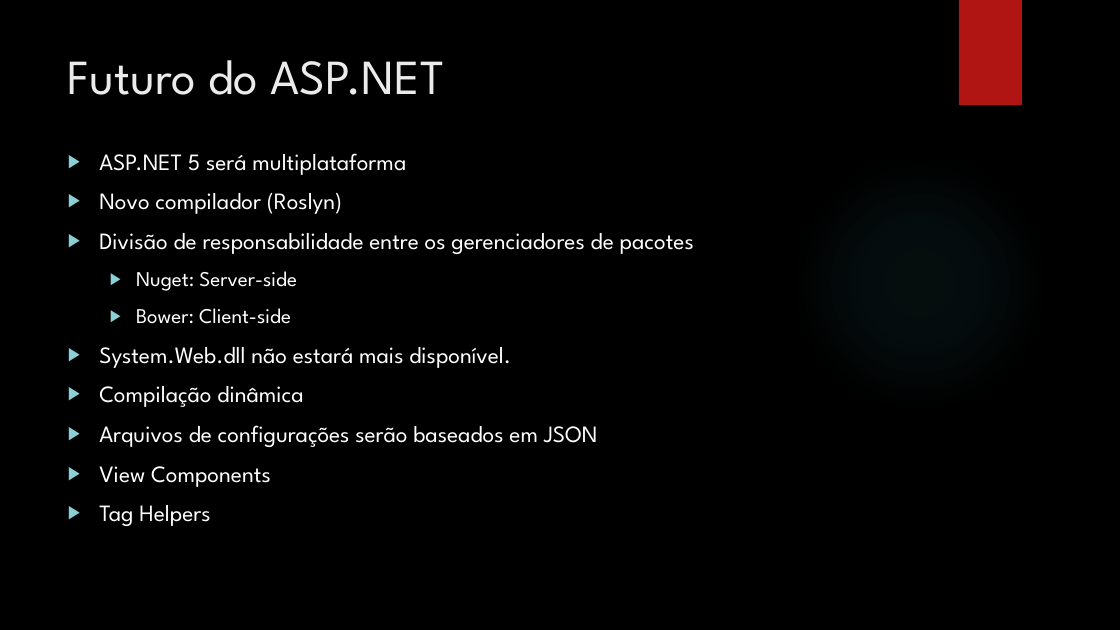
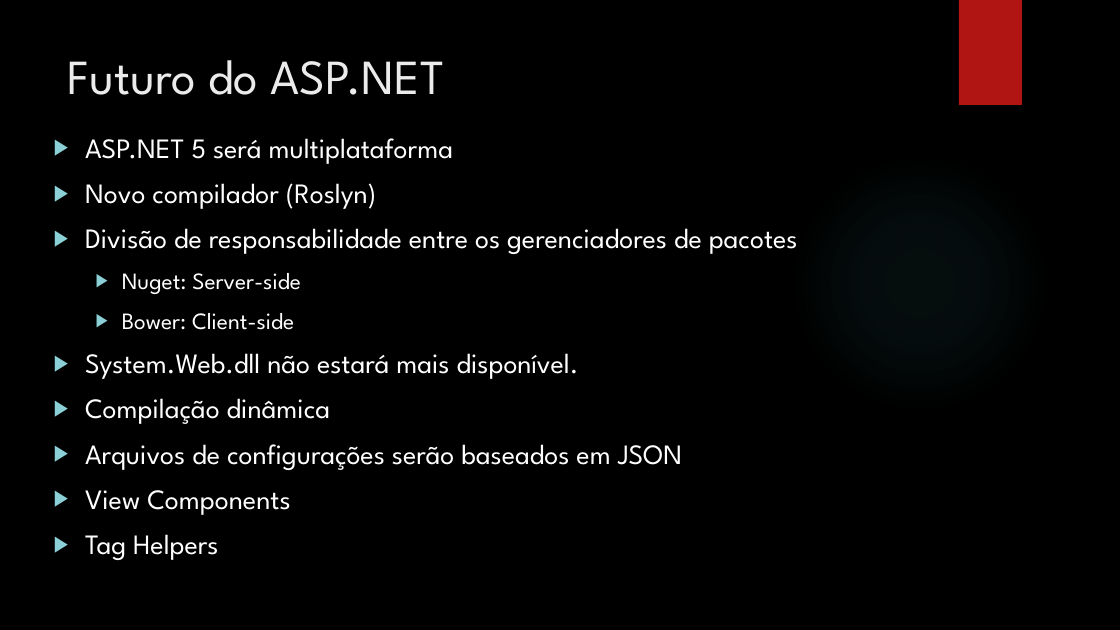
Before and after one commit to leolana/AspnetMvcLab, a slide deck: slide 42 of Presentation/AspNetMvc.pptx (slide 39 before the commit). Drawn at 1120x630 pixels with LibreOffice and Linux fonts; fonts in the diff are those of the drawing; background and template pictures are left out. Boxes give left, top, right and bottom in pixels: in the first picture for what was removed or moved away, otherwise in the second. Text is boxed around its words. In the diff, an @@ line names an element or a change of style, - is before the commit and + after.

```diff
--- a/Presentation/AspNetMvc.pptx
+++ b/Presentation/AspNetMvc.pptx
@@ text "ASP.NET 5 será multiplataforma": place and size @@
-text "ASP.NET 5 será multiplataforma" at (99,153,694,526)
+text "ASP.NET 5 será multiplataforma" at (85,138,798,560)
@@ text "ASP.NET 5 será multiplataforma" at (85,138,798,560): size 20 to 24 pt in "ASP.NET 5 será multiplataforma", "Novo compilador (Roslyn)", "Divisão de responsabilidade entre os gerenciadores de ...", "System.Web.dll não estará mais disponível." and 4 more places; size 18 to 20 pt in "Nuget: Server-side", "Bower: Client-side" @@
```
Also in this commit, not shown: 16 other slides changed, 4 slides added, 1 slide removed.
